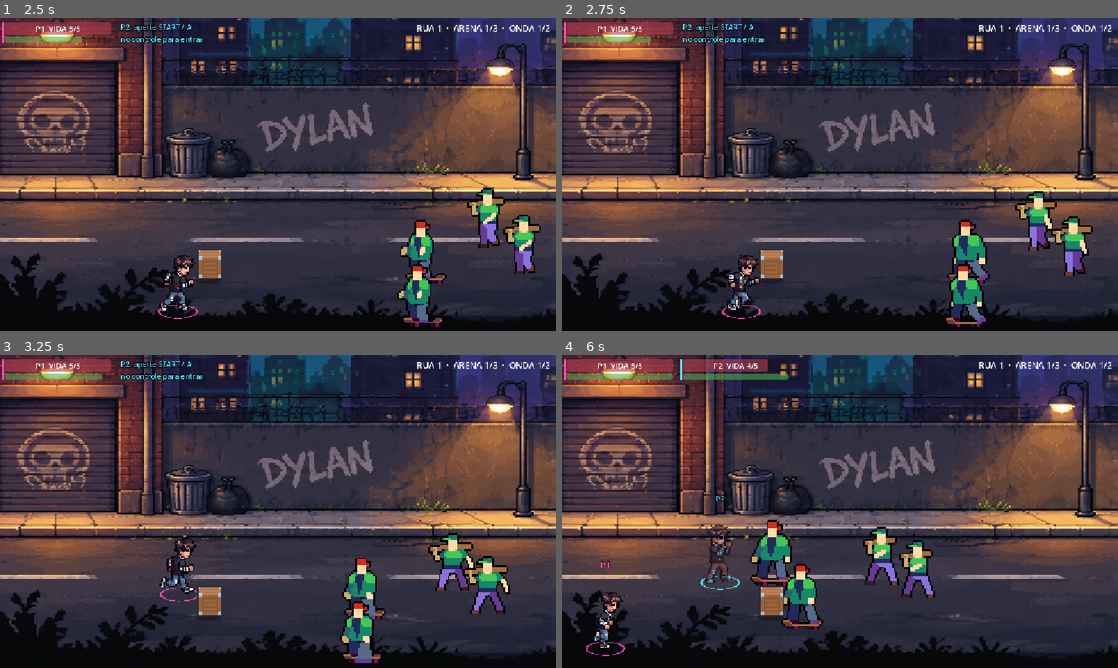
Above: before the commit, frames 1-4 (two rows, left to right).
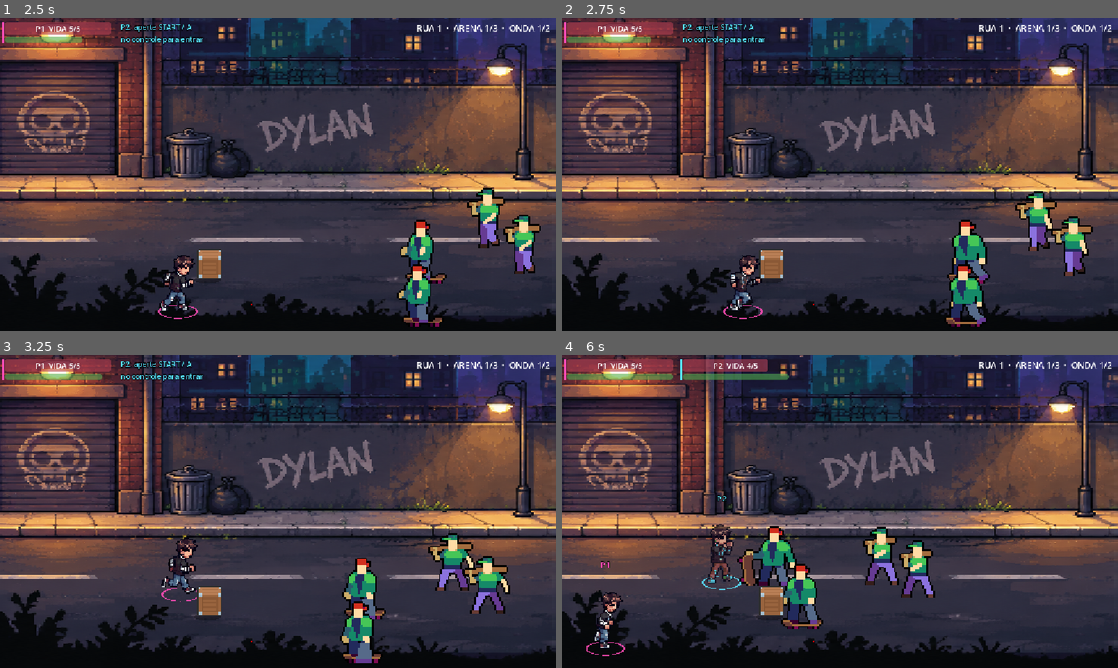
Above: after the commit, the same moments.

Repository: lucas-gif561/metalworld
Game: Godot game, scene res://scenes/ui/tela_inicial.tscn
Two runs of this game, one before a commit and one after it. Both use one fixed random seed, a clock stepped at 60 frames per second and the inputs below. Sound files missing from this copy of the repository are replaced by a short silence.
Inputs (mouse positions are in pixels of both pictures, inside the frame that each line leads up to):
- Up to frame 1 (2.5 s): tap Enter (ui_accept) at 0.5, 0.77, 1.25, 1.52, 2 s; move the mouse to (400, 158) at 0.52 s; hold D (mover_direita) 0.53-1.28 s; hold J (atacar) 0.53-1.28 s; click (400, 158) at 0.67 s; move the mouse to (166, 190) at 1.27 s; hold S (mover_baixo) 1.28-2.03 s; tap K (dodge) at 1.35 s; move the mouse to (333, 105) at 2.02 s; hold D (mover_direita) from 2.03 s (still down); tap E (interagir) at 2.1 s
- Up to frame 2 (2.75 s): keep holding D (mover_direita)
- Up to frame 3 (3.25 s): tap Enter (ui_accept) at 2.75, 3.02 s; move the mouse to (250, 574) at 2.77 s; release D (mover_direita) at 2.78 s; hold W (mover_cima) from 2.78 s (still down); tap Space (p1_riff_mode) at 2.85 s; click (250, 574) at 2.92 s
- Up to frame 4 (6 s): tap Enter (ui_accept) at 3.5, 3.77, 4.52 s; move the mouse to (1006, 558) at 3.52 s; release W (mover_cima) at 3.53 s; hold A (mover_esquerda) 3.53-5.03 s; tap Ctrl (p2_atacar) at 3.6 s; move the mouse to (673, 464) at 4.27 s; tap Right (p2_mover_direita) at 4.35 s; move the mouse to (867, 511) at 5.02 s; hold S (mover_baixo) 5.03-5.78 s; tap Backspace (p2_reiniciar) at 5.1 s; click (867, 511) at 5.17 s; move the mouse to (756, 433) at 5.77 s; hold D (mover_direita) from 5.78 s (still down); tap R (reiniciar) at 5.85 s

Frame 1 is identical in both runs. In frame 2, 0.4% of the frame differs, in the area x 28-88%, y 71-97%; in frame 3, 0.4%; in frame 4, 1.5%, in the area x 24-65%, y 44-76%.

Commit message:
Hitbox do player alinhada ao sprite e cena igual ao jogo
- Colisão 40x84 (antes 44x68), cobrindo da cabeça aos pés
- AnimatedSprite2D da cena com a escala e o deslocamento que o jogo
  usa (1,85 e -3,-1), para o editor mostrar igual ao jogo

Co-Authored-By: Claude Opus 5.5 <noreply@anthropic.com>

Diff:
--- a/scenes/player/player.tscn
+++ b/scenes/player/player.tscn
@@ -4,7 +4,7 @@
 [ext_resource type="SpriteFrames" path="res://assets/sprites/dylan/dylan.tres" id="3_frames"]
 
 [sub_resource type="RectangleShape2D" id="RectangleShape2D_qf7sd"]
-size = Vector2(44, 68)
+size = Vector2(40, 84)
 
 [node name="Player" type="CharacterBody2D" unique_id=1357147288 groups=["jogador"]]
 collision_mask = 3
@@ -13,13 +13,14 @@
 metadata/_edit_group_ = true
 
 [node name="AnimatedSprite2D" type="AnimatedSprite2D" parent="." unique_id=918612811]
-scale = Vector2(2.5, 2.5)
+scale = Vector2(1.85, 1.85)
 sprite_frames = ExtResource("3_frames")
 animation = &"idle"
 autoplay = "idle"
-offset = Vector2(11, -7)
+offset = Vector2(-3, -1)
 
 [node name="CollisionShape2D" type="CollisionShape2D" parent="." unique_id=728486600]
+position = Vector2(0, 1)
 shape = SubResource("RectangleShape2D_qf7sd")
 
 [node name="TimerInvencibilidade" type="Timer" parent="." unique_id=1526781898]
